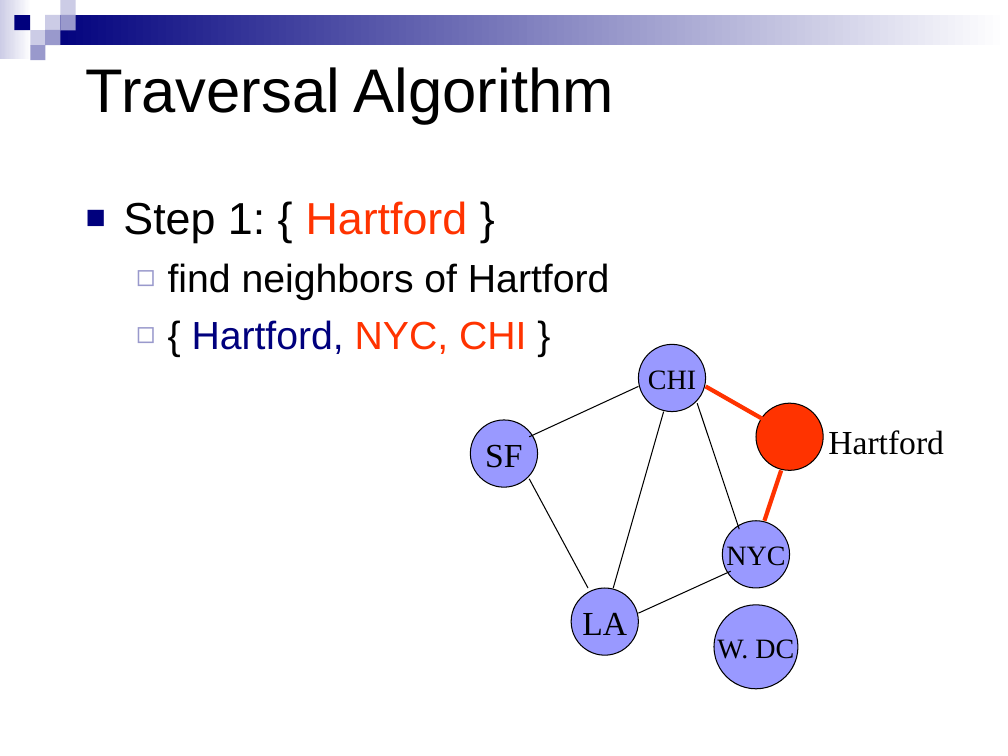
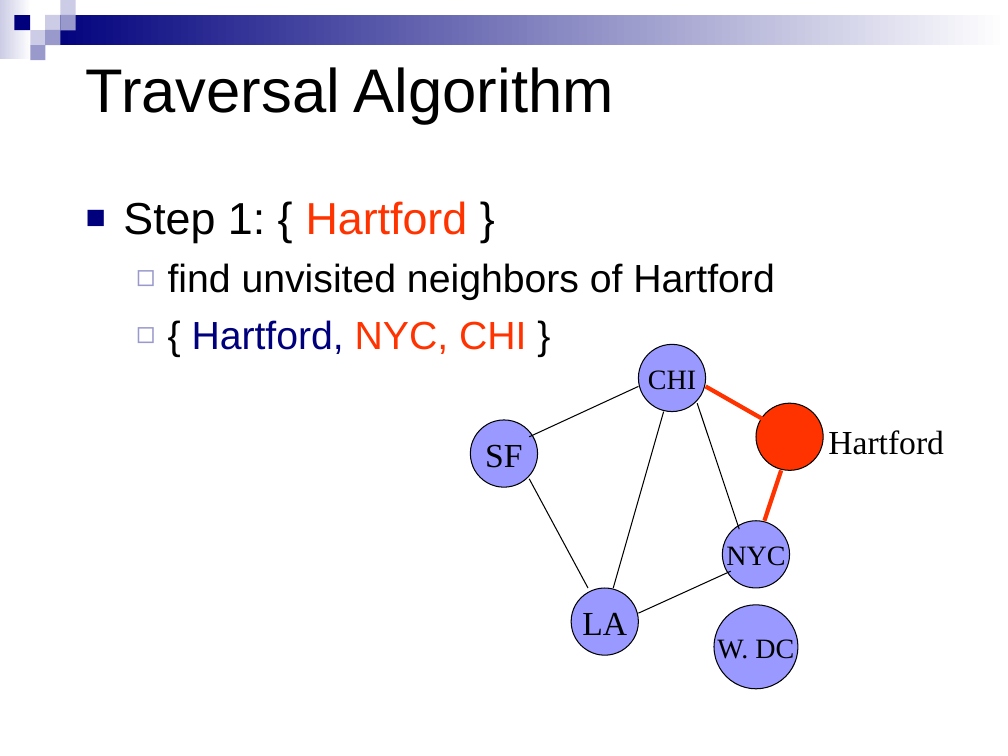
Before and after one commit to HengFan2010/hengfan2010.github.io, a slide deck: slide 33 of teaching/21F-3110/slides/3110-lecture 12-Graph I.ppt. Drawn at 1008x756 pixels with LibreOffice and Linux fonts; fonts in the diff are those of the drawing. Boxes give left, top, right and bottom in pixels: in the first picture for what was removed or moved away, otherwise in the second. Text is boxed around its words. In the diff, an @@ line names an element or a change of style, - is before the commit and + after.

```diff
--- a/teaching/21F-3110/slides/3110-lecture 12-Graph I.ppt
+++ b/teaching/21F-3110/slides/3110-lecture 12-Graph I.ppt
@@ text at box(168, 263, 774, 300): text changed @@
-  ◻ find neighbors of Hartford
+  ◻ find unvisited neighbors of Hartford
```
Also in this commit, not shown: 7 other slides changed, 1 other file.
